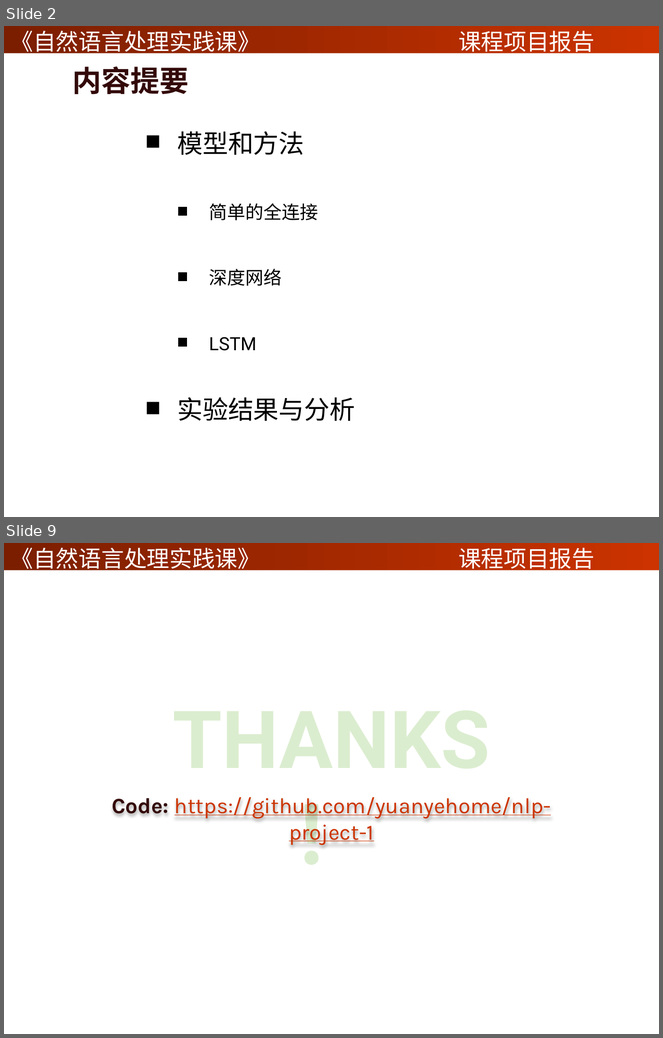
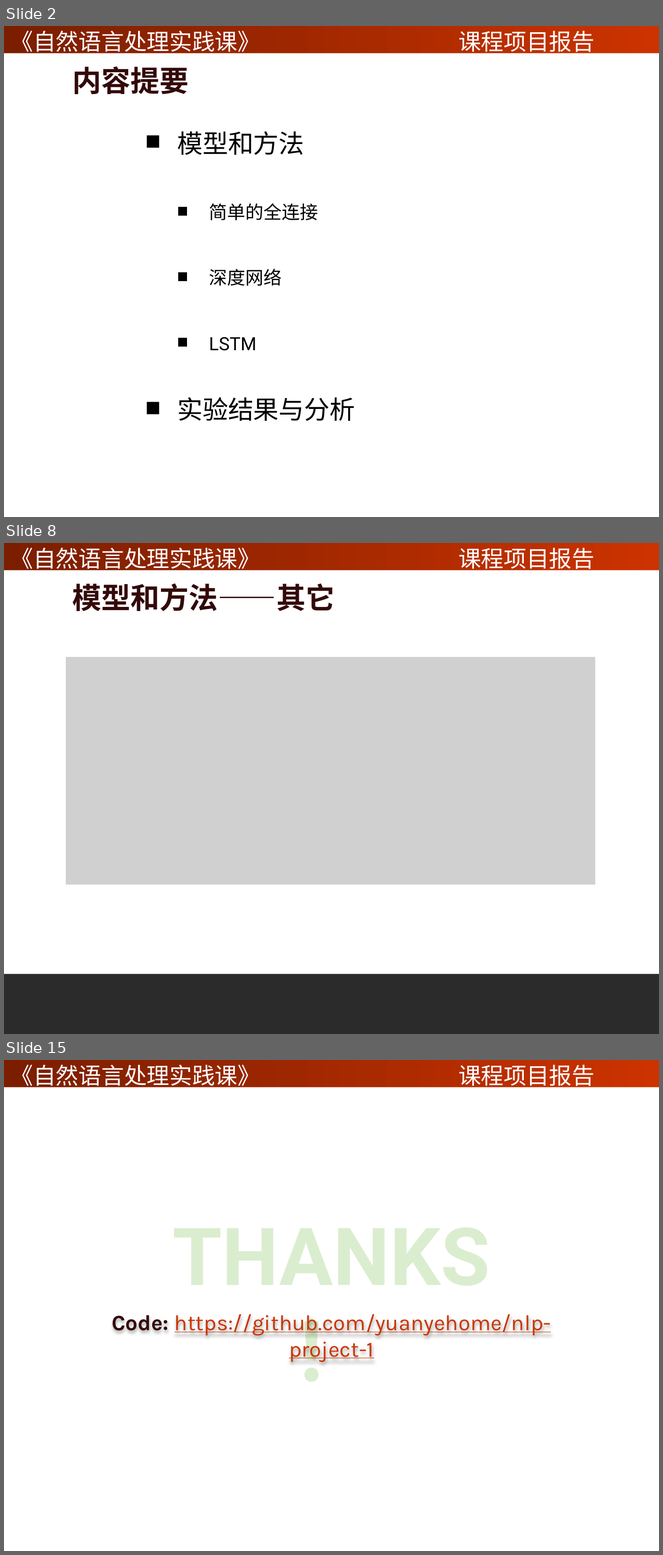
Before and after one commit to yuanyehome/nlp-project-1, a slide deck: report2.pptx. Shown one above the other, each under a label of ours: slides 2 and 9 before the commit, slides 2, 8 and 15 after it; the slides between them are not shown. The pictures are 663x1038 and 663x1555 pixels, drawn with LibreOffice and Linux fonts; fonts in the diff are those of the drawing; grey boxes stand for pictures; background and template pictures are left out; a plain dark background stands for a picture behind light text. Boxes give left, top, right and bottom in pixels: in the first picture for what was removed or moved away, otherwise in the second. Text is boxed around its words. In the diff, an @@ line names an element or a change of style, - is before the commit and + after.

```diff
--- a/report2.pptx
+++ b/report2.pptx
@@ slide 8 added at box(4, 543, 659, 1034), background picture (left out); not listed: 3 template elements that a slide beside it also shows @@
@@ title added at box(73, 583, 335, 611), 32 pt, text #330909, bold @@
+模型和方法——其它
@@ picture added at box(65, 657, 595, 885) @@
@@ what was slide 9 is now slide 15 @@
```
Also in this commit, not shown: 6 slides changed, 5 other slides added.
